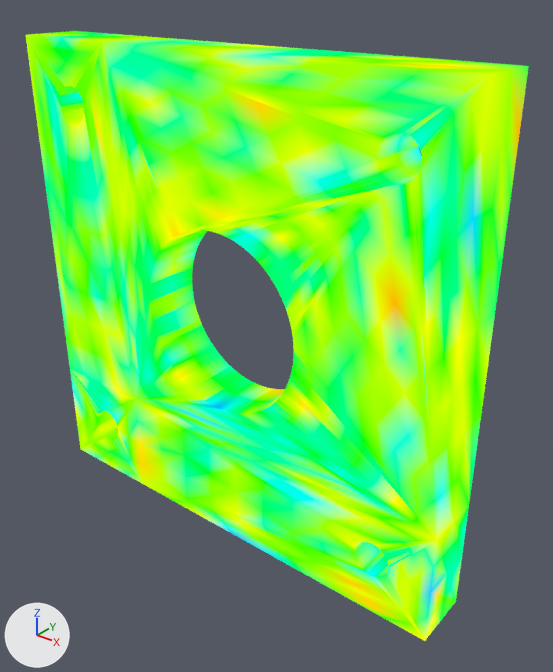
A saved change to the glTF model incoming_fea/mounting_plate/static_1/Mounting Plate_fea_static_1.glb.
The view is the same before and after, from a camera (50 mm lens) standing at (0.0745, -0.0833, 0.0503) and looking at (0.0057, 0.0027, -0.0031). Lighting does not change. The marker at lower left points along +X, +Y and +Z. The first picture is the older version.

Names of what the first picture shows: 'FEA_Result'.
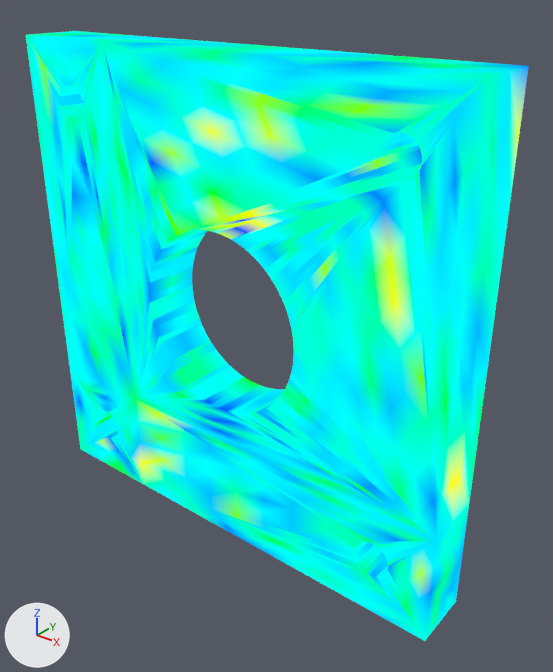
Commit message: data: rerun mounting plate FEA with contour parity

What the commit changed:
me_fea_stress_mesh has 16906 vertices, 33828 faces and spans x -0.04..0.04, y -0.005..0.005, z -0.04..0.04.
me_fea_stress_mesh is used by ob_fea_result; location (0.0, 0.0, 0.0).
me_fea_stress_mesh part 1: 23388 faces centred in x -0.04..0.04, y -0.005..0.005, z -0.04..0.04 are repainted in the vertex colours; the middle colour goes from green #00ff00 to cyan #00fdff.
me_fea_stress_mesh part 2: 10440 faces centred in x -0.04..0.04, y -0.005..0.005, z -0.04..0.04 are repainted in the vertex colours; the middle colour goes from green #9eff00 to green #00ffb7.

Where the change shows, as pixel boxes [x1, y1, x2, y2] in the pictures (553 x 672 px):
part 1 of me_fea_stress_mesh, recoloured (green to cyan)
    both: [26, 31, 523, 640]
part 2 of me_fea_stress_mesh, recoloured
    both: [26, 33, 529, 641]
